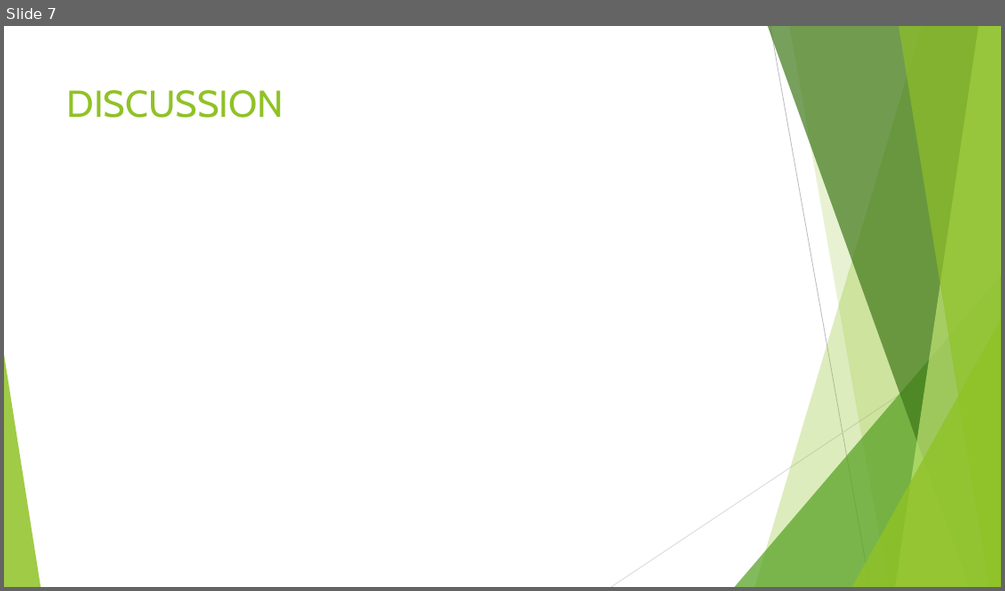
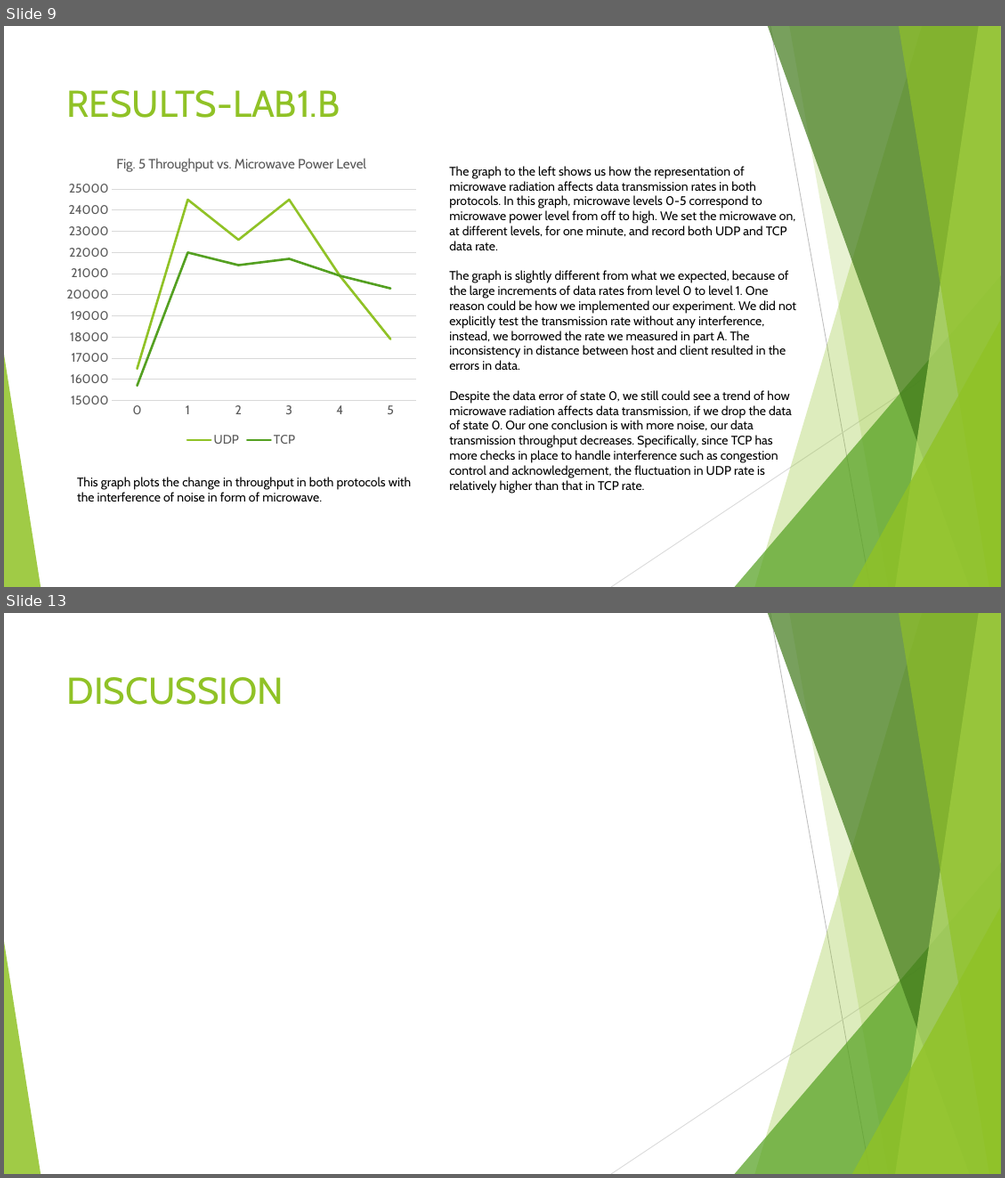
Before and after one commit to JenniferXYZ/cs-117, a slide deck: LAB REPORT.pptx. Shown one above the other, each under a label of ours: slide 7 before the commit, slides 9 and 13 after it; the slides between them are not shown. The pictures are 1005x591 and 1005x1178 pixels, drawn with LibreOffice and Linux fonts; fonts in the diff are those of the drawing. Boxes give left, top, right and bottom in pixels: in the first picture for what was removed or moved away, otherwise in the second. Text is boxed around its words. In the diff, an @@ line names an element or a change of style, - is before the commit and + after.

Commit message:
5.54pm

```diff
--- a/LAB REPORT.pptx
+++ b/LAB REPORT.pptx
@@ slide 9 added at <box>4,26,1001,587</box>, background #FFFFFF; not listed: 10 template elements that a slide beside it also shows @@
@@ title added at <box>67,90,340,118</box>, 36 pt, text #90C226 @@
+RESULTS-LAB1.B
@@ line chart added at <box>59,142,423,450</box> @@
+title "Fig. 5 Throughput vs. Microwave Power Level "
+categories: 0, 1, 2, 3, 4, 5
+UDP: 16500, 24500, 22600, 24500, 20900, 17900
+TCP: 15700, 22000, 21400, 21700, 20900, 20300
@@ text added at <box>449,166,796,493</box>, 12 pt, text #000000 @@
+The graph to the left shows us how the representation of microwave radiation affects data transmission rates in both protocols. In this graph, microwave levels 0-5 correspond to microwave power level from off to high. We set the microwave on, at different levels, for one minute, and record both UDP and TCP data rate.
+The graph is slightly different from what we expected, because of the large increments of data rates from level 0 to level 1. One reason could be how we implemented our experiment. We did not explicitly test the transmission rate without any interference, instead, we borrowed the rate we measured in part A. The inconsistency in distance between host and client resulted in the errors in data.
+Despite the data error of state 0, we still could see a trend of how microwave radiation affects data transmission, if we drop the data of state 0. Our one conclusion is with more noise, our data transmission throughput decreases. Specifically, since TCP has more checks in place to handle interference such as congestion control and acknowledgement, the fluctuation in UDP rate is relatively higher than that in TCP rate.
@@ text added at <box>77,476,411,501</box>, 12 pt, text #000000 @@
+This graph plots the change in throughput in both protocols with the interference of noise in form of microwave.
@@ what was slide 7 is now slide 13 @@
```
Also in this commit, not shown: 1 slide changed, 6 other slides added, 1 slide removed.
